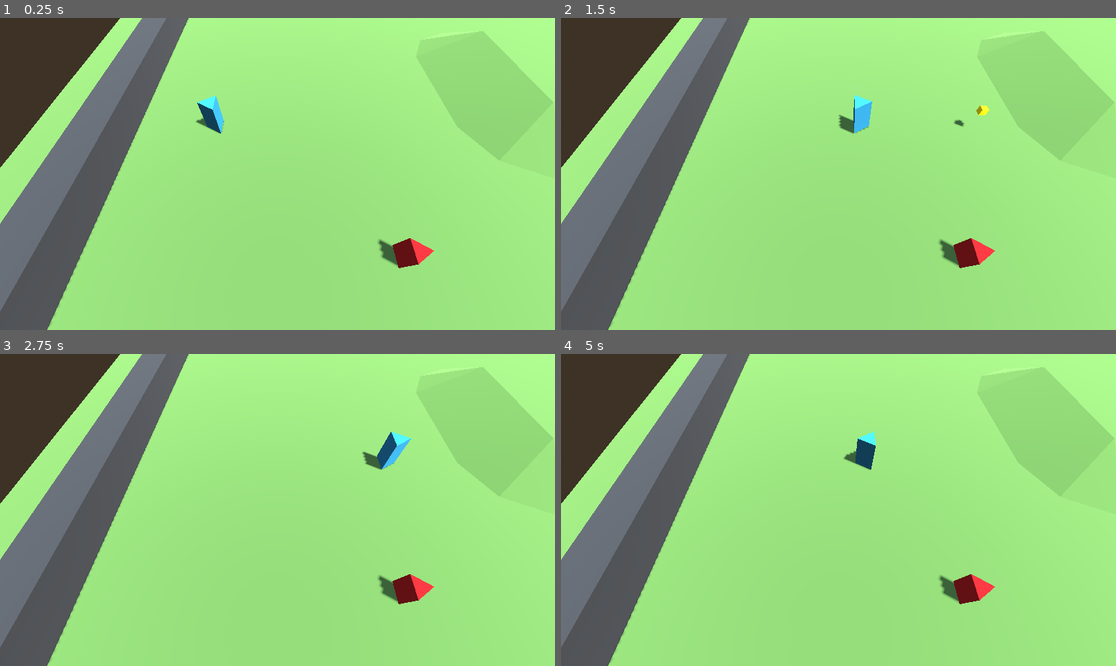
Above: before the commit, frames 1-4 (two rows, left to right).
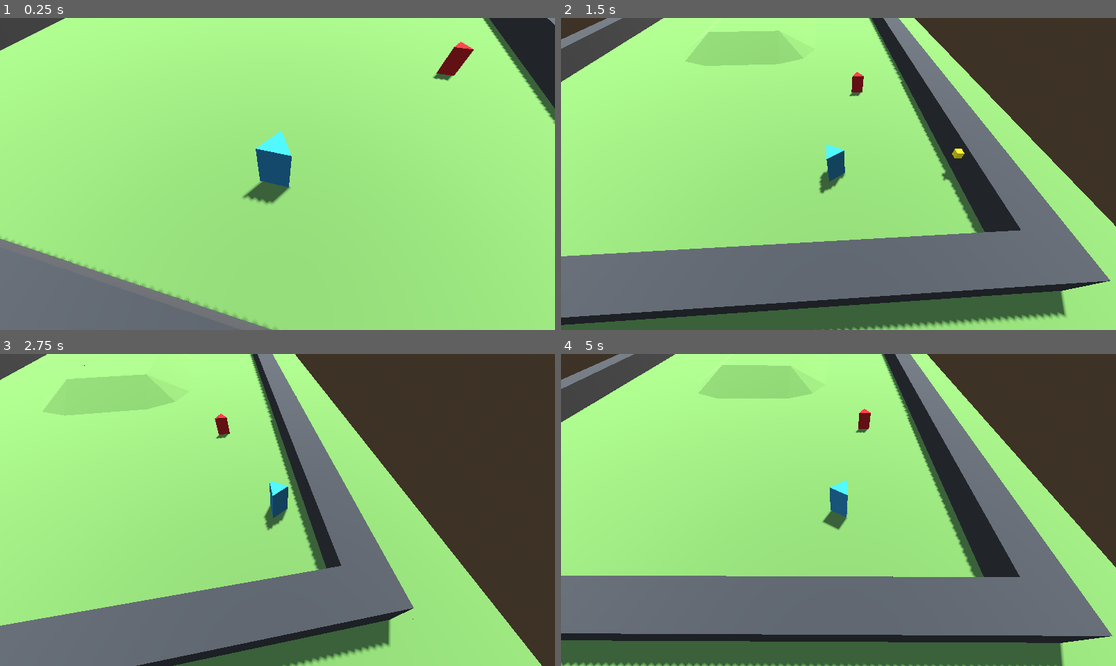
Above: after the commit, the same moments.

Repository: nielssj/godot-topdown-base
Game: Godot game, scene res://main.tscn
Two runs of this game, one before a commit and one after it. Both use one fixed random seed, a clock stepped at 60 frames per second and the inputs below.
Inputs (mouse positions are in pixels of both pictures, inside the frame that each line leads up to):
- Up to frame 1 (0.25 s): no input
- Up to frame 2 (1.5 s): tap Enter at 0.5 s; move the mouse to (960, 158) at 0.52 s; hold D (move_right) 0.53-1.25 s; click (960, 158) at 0.6 s; drag from (727, 189) to (810, 236) at 1.27 s
- Up to frame 3 (2.75 s): move the mouse to (333, 441) at 2.02 s; hold D (move_right) from 2.03 s (still down); tap Alt at 2.1 s
- Up to frame 4 (5 s): release D (move_right) at 2.75 s; drag from (810, 572) to (672, 463) at 2.77 s; move the mouse to (1005, 556) at 3.52 s; hold A (move_left) 3.53-4.25 s; click (1005, 556) at 3.6 s; drag from (672, 463) to (755, 432) at 4.27 s

The runs differ from the first frame. In frame 1, 31% of the frame differs, in the area x 0-100%, y 0-100%; in frame 2, 62%; in frame 3, 65%; in frame 4, 62%.

Commit message:
feat: add follow camera and fix player movement axes
Adds FollowCamera script (Camera3D subclass) that smoothly follows the
player with lerp, and switches to a top-down offset when a wall blocks
line of sight to the player.

The player's get_vector argument order was wrong, mapping "forward" to
the -X world axis instead of the standard Godot -Z axis. This caused the
camera offset to appear 90° rotated. Fixed the argument order and removed
the compensating 180° Y-rotation that had been applied to the Player node
in main.tscn.

Co-Authored-By: Claude Sonnet 4.6 <noreply@anthropic.com>

Diff:
--- /dev/null
+++ b/core/FollowCamera.gd
@@ -0,0 +1,67 @@
+class_name FollowCamera
+extends Camera3D
+
+# Source: Adapted from https://kidscancode.org/godot_recipes/3d/interpolated_camera/
+# Updated for Godot 4 syntax and improved functionality
+
+@export var lerp_speed: float = 3.0
+@export var target_path: NodePath = NodePath() : set = set_target_path
+@export var offset: Vector3 = Vector3(-2, 2, 4)
+
+var target: Node3D = null
+var top_down_on: bool = false # Top down mode: offset to more birds-like view
+var top_down_correction: Vector3 = Vector3(0, 0, -4) # Offset correction to be made in top-down mode
+
+func set_target_path(value: NodePath) -> void:
+	target_path = value
+	if target_path != NodePath() and has_node(value):
+		target = get_node(value)
+
+func _ready() -> void:
+	if target_path != NodePath():
+		# Defer to ensure all nodes are ready
+		call_deferred("_find_target")
+
+func _find_target() -> void:
+	if target_path != NodePath() and has_node(target_path):
+		target = get_node(target_path)
+
+# Check if camera has line of sight (is not blocked by a wall)
+func _has_line_of_sight() -> bool:
+	if not target:
+		return true
+
+	var space_state = get_world_3d().direct_space_state
+	var target_origin = target.global_position
+	var camera_origin = global_position
+	var collision_layer = 1 << 3 # layer 4 - walls
+
+	if top_down_on:
+		camera_origin = camera_origin - top_down_correction
+
+	var query = PhysicsRayQueryParameters3D.create(camera_origin, target_origin)
+	query.collision_mask = collision_layer
+	query.exclude = []
+
+	var result = space_state.intersect_ray(query)
+	if result:
+		return false
+	return true
+
+func _physics_process(delta: float) -> void:
+	if not target:
+		return
+
+	var target_pos: Transform3D
+	if not _has_line_of_sight():
+		# No line-of-sight: enable top down mode (corrected offset)
+		var corrected_offset = offset + top_down_correction
+		target_pos = target.global_transform * Transform3D(Basis(), corrected_offset)
+		top_down_on = true
+	else:
+		# Default: orthographic-like mode (regular offset)
+		target_pos = target.global_transform * Transform3D(Basis(), offset)
+		top_down_on = false
+
+	global_transform = global_transform.interpolate_with(target_pos, lerp_speed * delta)
+	look_at(target.global_position, Vector3.UP)
--- a/entities/characters/Player.gd
+++ b/entities/characters/Player.gd
@@ -16,7 +16,7 @@
 	# Handle movement input only if control is enabled
 	if enable_control:
 		# Two-axis input (supporting both WASD and controller joystick)
-		var input_vector = Input.get_vector("move_forward", "move_back", "move_right", "move_left")
+		var input_vector = Input.get_vector("move_left", "move_right", "move_forward", "move_back")
 		var direction = Vector3(input_vector.x, 0, input_vector.y)
 
 		# Calculate effective speed based on what we're carrying
--- a/main.tscn
+++ b/main.tscn
@@ -6,6 +6,7 @@
 [ext_resource type="PackedScene" uid="uid://c3sx6pjjffgd" path="res://entities/characters/NPC.tscn" id="3_1bvp3"]
 [ext_resource type="PackedScene" uid="uid://dsbla086huyuy" path="res://ui/hud.tscn" id="5_7mycd"]
 [ext_resource type="Script" uid="uid://cc37laolqa14i" path="res://core/GameManager.gd" id="6_7mycd"]
+[ext_resource type="Script" uid="uid://bud4v6ynfr5go" path="res://core/FollowCamera.gd" id="7_follow"]
 
 [sub_resource type="ProceduralSkyMaterial" id="ProceduralSkyMaterial_ig7tw"]
 sky_horizon_color = Color(0.662243, 0.671743, 0.686743, 1)
@@ -31,7 +32,10 @@
 environment = SubResource("Environment_h2yge")
 
 [node name="Camera3D" type="Camera3D" parent="Common" unique_id=2096814078]
-transform = Transform3D(-4.371139e-08, -0.86602545, 0.49999994, 0, 0.49999994, 0.86602545, -1, 3.7855173e-08, -2.1855692e-08, 2.7023256, 5.0321217, -0.068)
+script = ExtResource("7_follow")
+lerp_speed = 5.0
+target_path = NodePath("../../Player")
+offset = Vector3(0, 5, 4)
 
 [node name="Level1" parent="." unique_id=379026618 instance=ExtResource("1_ig7tw")]
 visible = false
@@ -39,7 +43,7 @@
 [node name="Level2" parent="." unique_id=2088085139 instance=ExtResource("1_7mycd")]
 
 [node name="Player" parent="." unique_id=99034440 instance=ExtResource("2_0xm2m")]
-transform = Transform3D(-1, 0, -8.74228e-08, 0, 1, 0, 8.74228e-08, 0, -1, -2, 0, 2)
+transform = Transform3D(1, 0, 0, 0, 1, 0, 0, 0, 1, -2, 0, 2)
 
 [node name="NPC" parent="." unique_id=1671086397 instance=ExtResource("3_1bvp3")]
 transform = Transform3D(1, 0, 0, 0, 1, 0, 0, 0, 1, 2, 0, -3)
Not shown, added: core/FollowCamera.gd.uid
